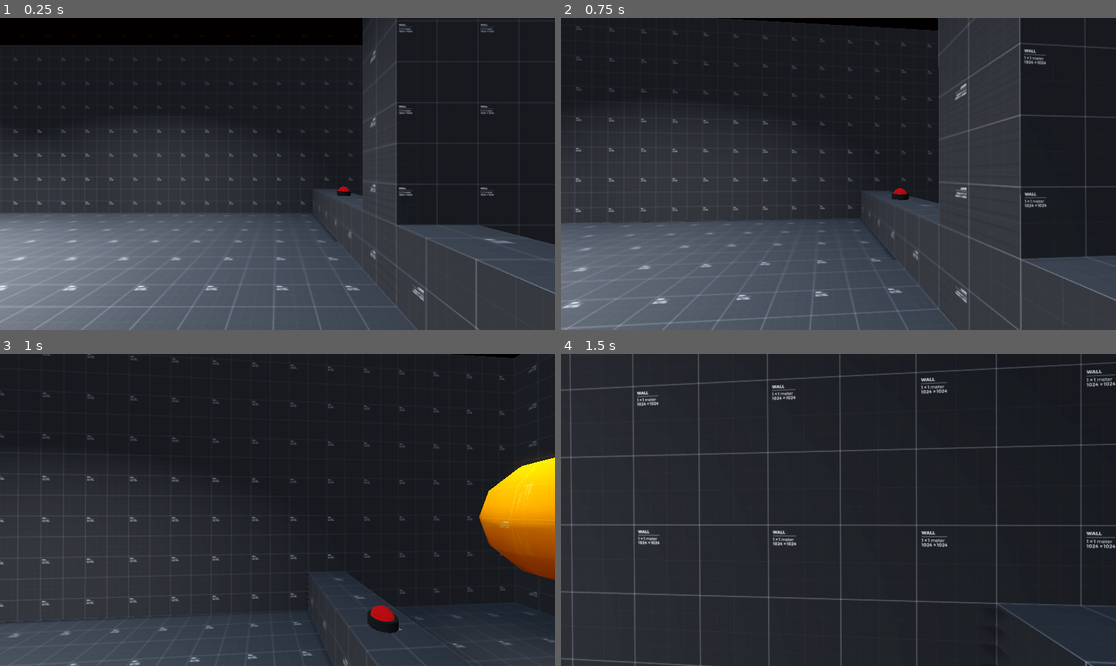
Above: before the commit, frames 1-4 (two rows, left to right).
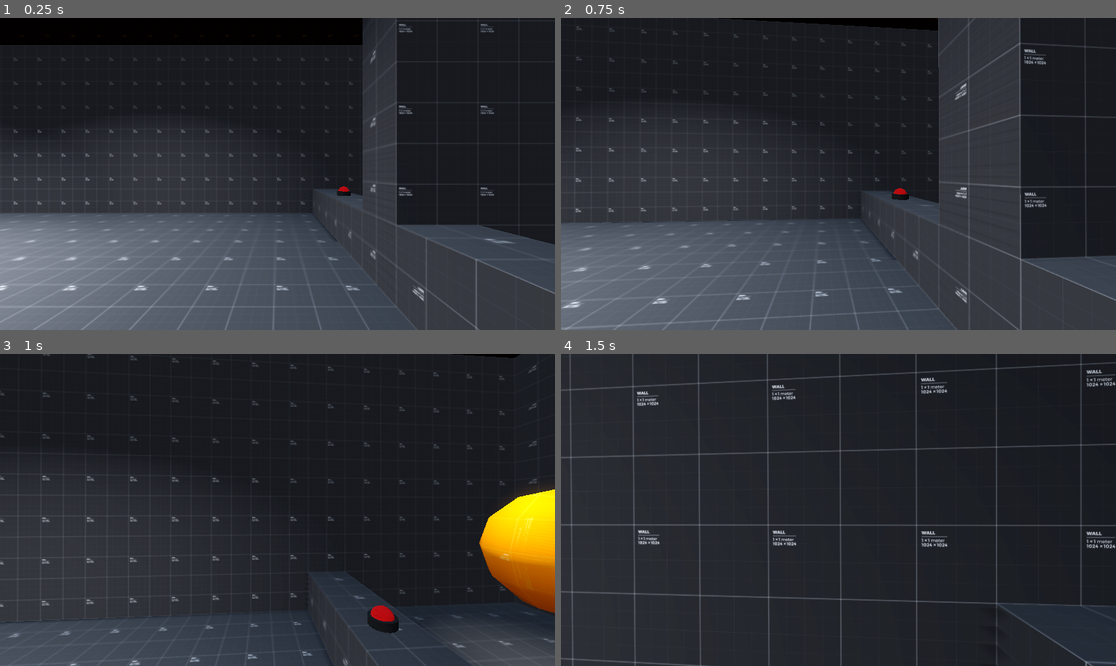
Above: after the commit, the same moments.

Repository: LRP500/godot_immersive_system
Game: Godot game, scene res://scenes/sandbox.tscn
Two runs of this game, one before a commit and one after it. Both use one fixed random seed, a clock stepped at 60 frames per second and the inputs below.
Inputs (mouse positions are in pixels of both pictures, inside the frame that each line leads up to):
- Up to frame 1 (0.25 s): no input
- Up to frame 2 (0.75 s): tap Enter at 0.5 s; move the mouse to (866, 174) at 0.52 s; hold W (pm_moveforward) from 0.53 s (still down); tap E (interact) at 0.6 s; click (866, 174) at 0.67 s
- Up to frame 3 (1 s): keep holding W (pm_moveforward); tap Space (pm_jump) at 0.77 s
- Up to frame 4 (1.5 s): keep holding W (pm_moveforward); move the mouse to (810, 510) at 1.27 s; tap E (interact) at 1.35 s

Frames 1-2 are identical in both runs. In frame 3, 5.1% of the frame differs, in the area x 81-100%, y 33-100%; in frame 4, nothing differs.
Error before the commit: Assertion failed: Parent must be an Interactable! (res://scripts/components/interactions/interaction.gd:13)

Commit message:
toggle interactable done

Diff:
--- a/scenes/sandbox.tscn
+++ b/scenes/sandbox.tscn
@@ -15,6 +15,7 @@
 [ext_resource type="Material" uid="uid://c1p7vwq2hbgom" path="res://assets/textures/prototype/prototype_orange.material" id="13_rrsfr"]
 [ext_resource type="Script" path="res://scripts/components/interactables/bounce_interactable.gd" id="14_5ajwv"]
 [ext_resource type="PackedScene" uid="uid://dhc2u74fc70cj" path="res://scenes/prefabs/toggle.tscn" id="15_spwl5"]
+[ext_resource type="Script" path="res://scripts/utils/toggle_animation.gd" id="16_7fp7p"]
 
 [sub_resource type="ProceduralSkyMaterial" id="ProceduralSkyMaterial_8t5va"]
 sky_horizon_color = Color(0.64625, 0.65575, 0.67075, 1)
@@ -39,6 +40,86 @@
 custom_solver_bias = 1.0
 margin = 0.25
 radius = 0.15
+
+[sub_resource type="Animation" id="Animation_e48b0"]
+length = 0.001
+tracks/0/type = "bezier"
+tracks/0/imported = false
+tracks/0/enabled = true
+tracks/0/path = NodePath("SpotLight3D:position:z")
+tracks/0/interp = 1
+tracks/0/loop_wrap = true
+tracks/0/keys = {
+"handle_modes": PackedInt32Array(0),
+"points": PackedFloat32Array(-2, -0.25, 0, 0.25, 0),
+"times": PackedFloat32Array(0)
+}
+
+[sub_resource type="Animation" id="Animation_qhome"]
+resource_name = "toggle_off"
+length = 0.10001
+tracks/0/type = "bezier"
+tracks/0/imported = false
+tracks/0/enabled = true
+tracks/0/path = NodePath("SpotLight3D:position:z")
+tracks/0/interp = 1
+tracks/0/loop_wrap = true
+tracks/0/keys = {
+"handle_modes": PackedInt32Array(0),
+"points": PackedFloat32Array(0, -0.25, 0, 0.25, 0),
+"times": PackedFloat32Array(0)
+}
+
+[sub_resource type="Animation" id="Animation_y0q2b"]
+resource_name = "toggle_on"
+length = 0.10001
+tracks/0/type = "bezier"
+tracks/0/imported = false
+tracks/0/enabled = true
+tracks/0/path = NodePath("SpotLight3D:position:z")
+tracks/0/interp = 1
+tracks/0/loop_wrap = true
+tracks/0/keys = {
+"handle_modes": PackedInt32Array(0),
+"points": PackedFloat32Array(-2, -0.25, 0, 0.25, 0),
+"times": PackedFloat32Array(0)
+}
+
+[sub_resource type="AnimationLibrary" id="AnimationLibrary_113ib"]
+_data = {
+"RESET": SubResource("Animation_e48b0"),
+"toggle_off": SubResource("Animation_qhome"),
+"toggle_on": SubResource("Animation_y0q2b")
+}
+
+[sub_resource type="AnimationNodeAnimation" id="AnimationNodeAnimation_kuaxj"]
+animation = &"toggle_off"
+
+[sub_resource type="AnimationNodeAnimation" id="AnimationNodeAnimation_p2vu7"]
+animation = &"toggle_on"
+
+[sub_resource type="Curve" id="Curve_ojelt"]
+_data = [Vector2(0, 0), 0.0, 0.0, 0, 0, Vector2(0.505721, 0.511236), 4.60323, 4.60323, 0, 0, Vector2(1, 1), 0.0, 0.0, 0, 0]
+point_count = 3
+
+[sub_resource type="AnimationNodeStateMachineTransition" id="AnimationNodeStateMachineTransition_n3itr"]
+xfade_time = 0.2
+xfade_curve = SubResource("Curve_ojelt")
+advance_condition = &"is_on"
+
+[sub_resource type="AnimationNodeStateMachineTransition" id="AnimationNodeStateMachineTransition_82dcp"]
+xfade_time = 0.2
+xfade_curve = SubResource("Curve_ojelt")
+advance_condition = &"is_on"
+
+[sub_resource type="AnimationNodeStateMachine" id="AnimationNodeStateMachine_78uhb"]
+states/End/position = Vector2(658, 122)
+states/Start/position = Vector2(386, 122)
+states/toggle_off/node = SubResource("AnimationNodeAnimation_kuaxj")
+states/toggle_off/position = Vector2(527, 190)
+states/toggle_on/node = SubResource("AnimationNodeAnimation_p2vu7")
+states/toggle_on/position = Vector2(527, 56)
+transitions = ["toggle_on", "toggle_off", SubResource("AnimationNodeStateMachineTransition_n3itr"), "toggle_off", "toggle_on", SubResource("AnimationNodeStateMachineTransition_82dcp")]
 
 [node name="Sandbox" type="Node3D"]
 
@@ -407,7 +488,7 @@
 interact_targets = [NodePath("../CSGSphere3D")]
 
 [node name="SpotLight3D" type="SpotLight3D" parent="Booth_01"]
-transform = Transform3D(0.965926, 1.13133e-08, -0.258819, 0.258819, -4.2222e-08, 0.965926, 0, -1, -4.37114e-08, 13.5, 7, -9)
+transform = Transform3D(0.965926, 1.13133e-08, -0.258819, 0.258819, -4.2222e-08, 0.965926, 0, -1, -4.37114e-08, 13.5, 6, -9)
 light_energy = 8.0
 light_volumetric_fog_energy = 10.0
 spot_range = 8.0
@@ -415,7 +496,7 @@
 spot_angle_attenuation = 1.36604
 
 [node name="CSGSphere3D" type="CSGSphere3D" parent="Booth_01"]
-transform = Transform3D(1, 0, 0, 0, 1, 0, 0, 0, 1, 15, 3, -9)
+transform = Transform3D(1, 0, 0, 0, 1, 0, 0, 0, 1, 15, 2.5, -9)
 material_override = ExtResource("13_rrsfr")
 radius = 1.0
 script = ExtResource("14_5ajwv")
@@ -423,11 +504,50 @@
 target_value = Vector3(1.5, 1.5, 1.5)
 
 [node name="Booth_02" type="Node3D" parent="."]
-
-[node name="Toggle" parent="Booth_02" instance=ExtResource("15_spwl5")]
-transform = Transform3D(-4.37114e-08, 0, 0.8, 0, 1, 0, -1, 0, -3.49691e-08, 12, 1.55, -3)
+transform = Transform3D(1, 0, 0, 0, 1, 0, 0, 0, 1, 0, 0, -2)
+
+[node name="Toggle" parent="Booth_02" node_paths=PackedStringArray("enable_targets_on", "disable_targets_on", "enable_targets_off", "disable_targets_off") instance=ExtResource("15_spwl5")]
+transform = Transform3D(-4.37114e-08, 0, 1, 0, 1, 0, -1, 0, -4.37114e-08, 12, 1.55, -1)
 collision_layer = 2
 interaction_interval = 0.15
-initial_state = true
+initial_state = 1
+enable_targets_on = [NodePath("../CSGBox3D")]
+disable_targets_on = [NodePath("../CSGBox3D2")]
+enable_targets_off = [NodePath("../CSGBox3D2")]
+disable_targets_off = [NodePath("../CSGBox3D")]
+targets = Array[NodePath]([NodePath("../AnimationTree")])
+
+[node name="CSGBox3D" type="CSGBox3D" parent="Booth_02"]
+transform = Transform3D(-4.37114e-08, 0, 1, 0, 1, 0, -1, 0, -4.37114e-08, 15, 2.55, -2)
+material_override = ExtResource("13_rrsfr")
+size = Vector3(1.5, 1.5, 1.5)
+
+[node name="CSGBox3D2" type="CSGBox3D" parent="Booth_02"]
+transform = Transform3D(-4.37114e-08, 0, 1, 0, 1, 0, -1, 0, -4.37114e-08, 15, 2.55, 9.53674e-07)
+material_override = ExtResource("13_rrsfr")
+size = Vector3(1.5, 1.5, 1.5)
+
+[node name="SpotLight3D" type="SpotLight3D" parent="Booth_02"]
+transform = Transform3D(0.965926, 1.13133e-08, -0.258819, 0.258819, -4.2222e-08, 0.965926, 0, -1, -4.37114e-08, 13.5, 6, -2)
+light_energy = 8.0
+light_volumetric_fog_energy = 10.0
+spot_range = 8.0
+spot_angle = 20.06
+spot_angle_attenuation = 1.36604
+
+[node name="AnimationTree" type="AnimationTree" parent="Booth_02"]
+libraries = {
+"": SubResource("AnimationLibrary_113ib")
+}
+tree_root = SubResource("AnimationNodeStateMachine_78uhb")
+anim_player = NodePath("AnimationPlayer")
+parameters/conditions/is_on = false
+script = ExtResource("16_7fp7p")
+
+[node name="AnimationPlayer" type="AnimationPlayer" parent="Booth_02/AnimationTree"]
+root_node = NodePath("../..")
+libraries = {
+"": SubResource("AnimationLibrary_113ib")
+}
 
 [editable path="Booth_01/Button"]
--- a/scripts/components/interactables/interactable.gd
+++ b/scripts/components/interactables/interactable.gd
@@ -3,7 +3,7 @@
 
 signal state_changed(interaction_text: String)
 
-# func _ready() -> void:
+# func _enter_tree() -> void:
 #     if get_collision_layer() & 2 == 0:
 #         printerr("[Interactable] Interactable body is not in the desired collision layer! (%s)" % get_path())
 
--- a/scripts/components/interactables/toggle_interactable.gd
+++ b/scripts/components/interactables/toggle_interactable.gd
@@ -1,12 +1,23 @@
 extends Interactable
 
+enum ToggleState {
+	OFF = 0,
+	ON = 1
+}
+
 @export var interaction_interval: float = 1
-@export var initial_state: bool = false
+@export var initial_state: ToggleState
 
-@export_group("Targets")
-@export var enable_targets: Array[Node3D]
-@export var disable_targets: Array[Node3D]
-@export var interact_targets: Array[Interactable]
+@export_group("Targets On")
+@export var enable_targets_on: Array[Node3D]
+@export var disable_targets_on: Array[Node3D]
+@export var interact_targets_on: Array[Interactable]
+@export_group("Targets Off")
+@export var enable_targets_off: Array[Node3D]
+@export var disable_targets_off: Array[Node3D]
+@export var interact_targets_off: Array[Interactable]
+@export_group("Targets Toggle")
+@export var targets: Array[NodePath]
 
 @onready var animation_player: AnimationPlayer = $AnimationPlayer
 
@@ -17,6 +28,7 @@
 func _ready() -> void:
 	animation_player.animation_finished.connect(_on_animation_finished)
 	is_on = initial_state
+	_process_targets(null)
 	_init_timer()
 	_animate()
 
@@ -36,14 +48,25 @@
 	_animate()
 
 func _process_targets(_interactor: Interactor) -> void:
-	for target in enable_targets:
-		target.process_mode = Node.PROCESS_MODE_ALWAYS
-		target.show()
-	for target in disable_targets:
-		target.process_mode = Node.PROCESS_MODE_DISABLED
-		target.hide()
-	for target in interact_targets:
-		target.interact(_interactor)
+	if is_on:
+		for target in enable_targets_on:
+			Node3dHelpers.enable(target)
+		for target in disable_targets_on:
+			Node3dHelpers.disable(target)
+		for target in interact_targets_on:
+			target.interact(_interactor)
+	elif !is_on:
+		for target in enable_targets_off:
+			Node3dHelpers.enable(target)
+		for target in disable_targets_off:
+			Node3dHelpers.disable(target)
+		for target in interact_targets_off:
+			target.interact(_interactor)
+	for target in targets:
+		var node := get_node(target)
+		if node.has_method("toggle"):
+			@warning_ignore("unsafe_method_access")
+			node.toggle(is_on)
 
 func _animate() -> void:
 	if is_on:
--- a/scripts/components/interactions/enable_interaction.gd
+++ /dev/null
@@ -1,8 +0,0 @@
-extends Interaction
-
-@export var targets: Array[Node3D]
-
-func interact(_interactor: Interactor) -> void:
-	for target in targets:
-		target.process_mode = Node.PROCESS_MODE_ALWAYS
-		target.show()
--- a/scripts/components/interactions/interaction.gd
+++ b/scripts/components/interactions/interaction.gd
@@ -7,10 +7,11 @@
 @export var interaction_text: String = "Interact"
 @export var input_map_action: String = "interact"
 
-@onready var parent: Interactable = get_parent() as Interactable
+var parent: Interactable
 
 func _enter_tree() -> void:
-    assert(parent, "Parent must be an Interactable!")
+    parent = get_parent() as Interactable
+    assert(parent, "Parent must be an Interactable! (%s)" % get_path())
 
 func interact(_interactor: Interactor) -> void:
     pass
--- /dev/null
+++ b/scripts/helpers/node_3d_helpers.gd
@@ -0,0 +1,9 @@
+class_name Node3dHelpers
+
+static func enable(node: Node3D) -> void:
+    node.set_process_mode(Node.PROCESS_MODE_INHERIT)
+    node.show()
+
+static func disable(node: Node3D) -> void:
+    node.set_process_mode(Node.PROCESS_MODE_DISABLED)
+    node.hide()
--- /dev/null
+++ b/scripts/utils/toggle_animation.gd
@@ -0,0 +1,16 @@
+extends Node
+
+@export var parameter_name: String = "conditions/is_on"
+
+var state_machine: AnimationNodeStateMachinePlayback
+
+func _init() -> void:
+	state_machine = get("parameters/playback")
+
+func toggle(is_on: bool) -> void:
+	if is_on:
+		state_machine.travel("toggle_on")
+		# set("parameters/%s" % parameter_name, true)
+	else:
+		state_machine.travel("toggle_off")
+		# set("parameters/%s" % parameter_name, false)
Not shown: 1 places in scenes/sandbox.tscn that only renumber resources
